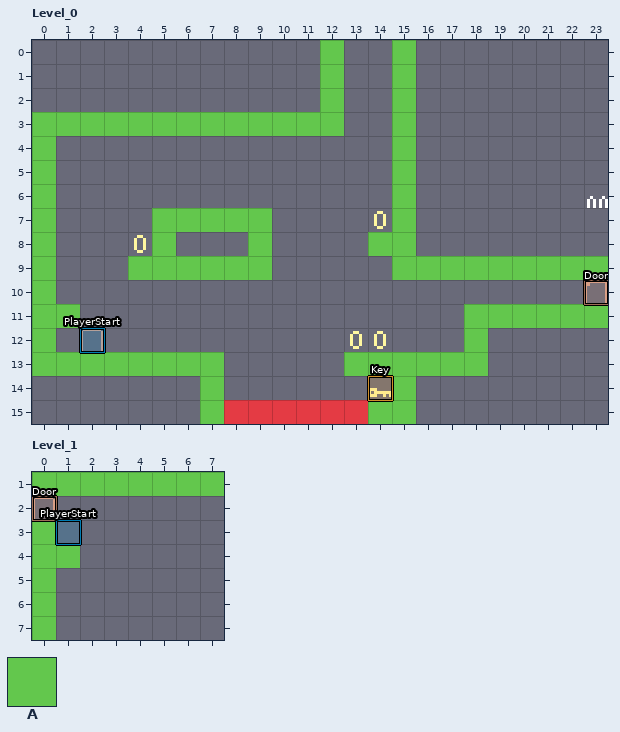
LDtk project, stored at ressources/main.ldtk. Above, as it was before the edit.
Cells are 8x8 px. Shown: Level_0 x 0..23, y 0..15; Level_1 x 0..7, y 1..7. The old version is drawn lined up with the new one.
Key: from "Map_Information": A 1 "Collision".
_ is an empty cell.
Objects are placed by their top-left corner, in cells (3,4 is the top-left corner of cell 3,4); size is 1x1 cell unless given.
Layers that did not change in this view are not listed.
Objects on layer "Information" before, Level_0:
"PlayerStart" rectangle at 2,12
"Key" rectangle at 14,14
"Door" rectangle at 23,10
Layer "Map_Information" before, Level_1, first column x 0:
1 AAAAAAAA
2 ________
3 A_______
4 AA______
5 A_______
6 A_______
7 A_______
The same view after the edit:
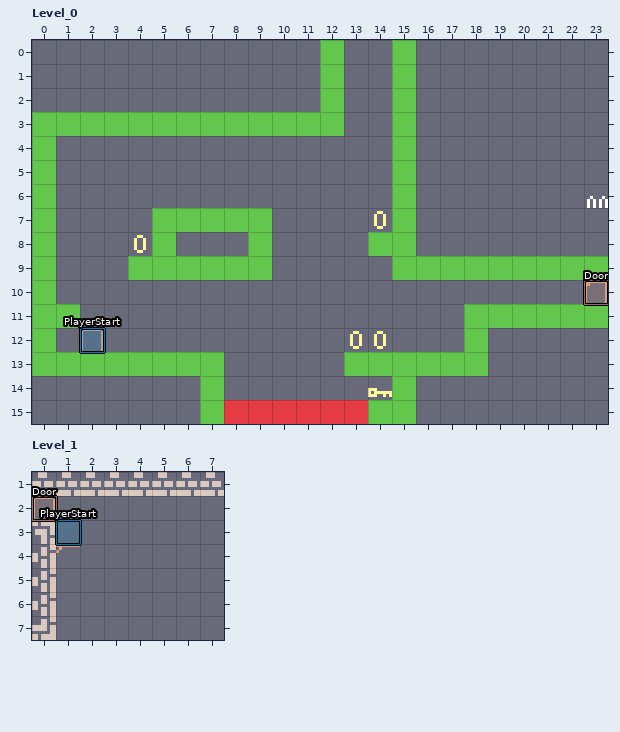
From old to new:
Changed rows in their new state; . is an unchanged cell.
Level_1: map size 24x12 -> 32x20 cells
Layer "Information", Level_0:
removed: "Key" rectangle at 14,14
Layer "Map_Information" (now hidden), Level_1:
first column x 0:
1 ________
3 _.......
4 __......
5 _.......
6 _.......
7 _.......
